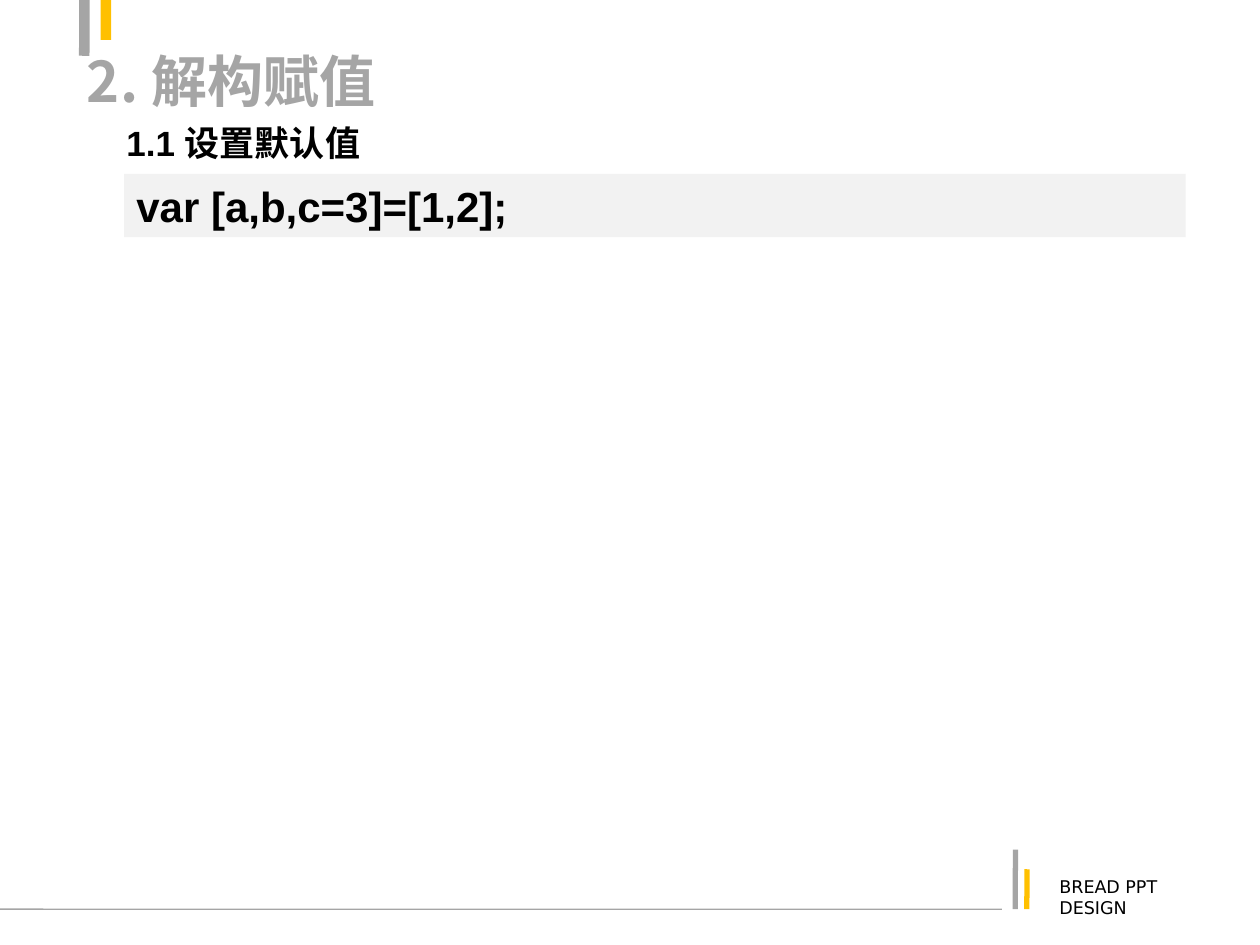
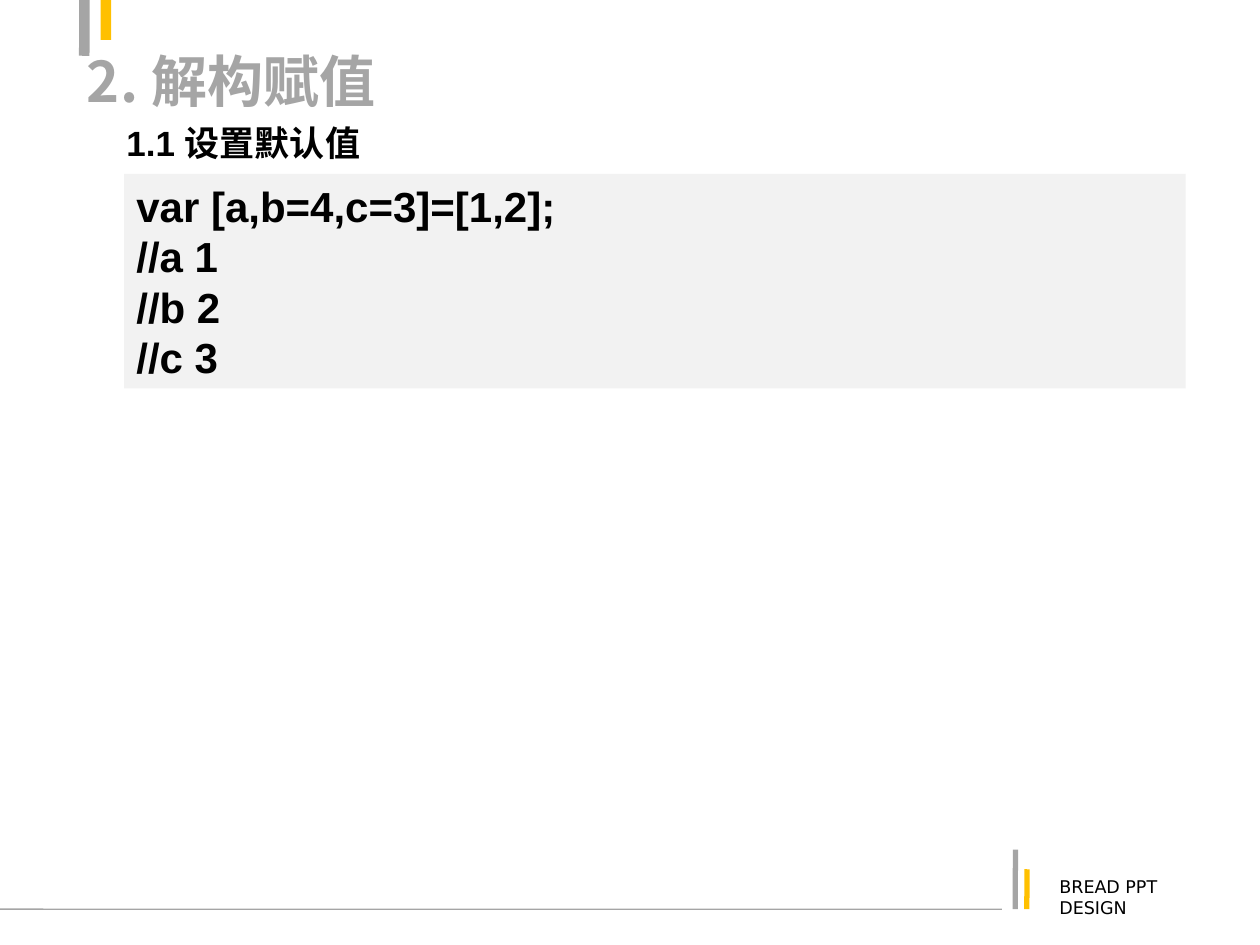
Before and after one commit to justforuse/psae-es6, a slide deck: slide 16 of es6.ppt (slide 13 before the commit). Drawn at 1260x945 pixels with LibreOffice and Linux fonts; fonts in the diff are those of the drawing. Boxes give left, top, right and bottom in pixels: in the first picture for what was removed or moved away, otherwise in the second. Text is boxed around its words. In the diff, an @@ line names an element or a change of style, - is before the commit and + after.

```diff
--- a/es6.ppt
+++ b/es6.ppt
@@ rectangle "var [a,b=4,c=3]=[1,2];": place and size @@
-rectangle "var [a,b=4,c=3]=[1,2];" at [123,174,1186,237]
+rectangle "var [a,b=4,c=3]=[1,2];" at [123,174,1186,388]
@@ text in rectangle at [136,191,555,374]: text changed @@
-var [a,b,c=3]=[1,2];
+var [a,b=4,c=3]=[1,2];
+//a 1
+//b 2
+//c 3
```
Also in this commit, not shown: 22 other slides changed, 8 slides added, 9 slides removed, 5 other files.
